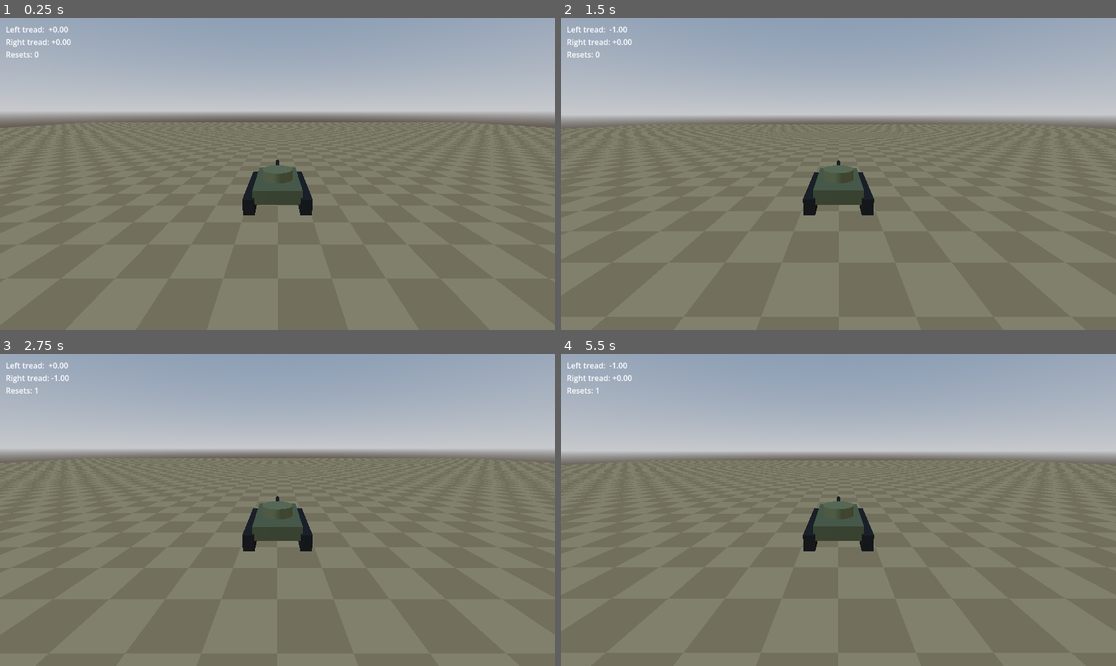
Above: before the commit, frames 1-4 (two rows, left to right).
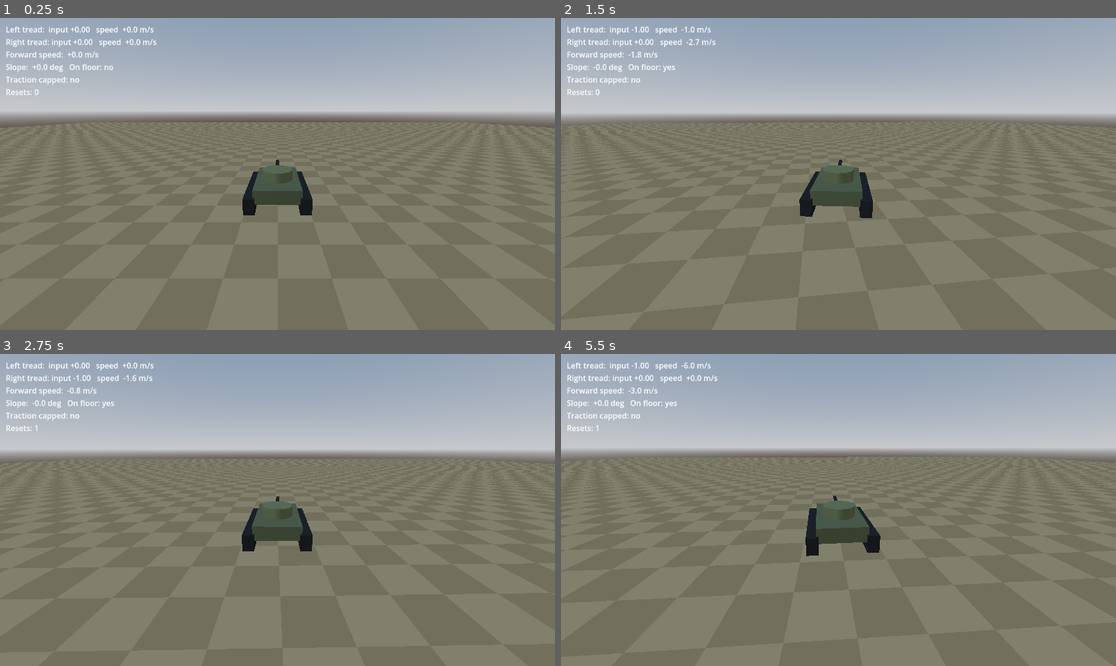
Above: after the commit, the same moments.

Repository: Kickpunch3r/tank-game
Game: Godot game, scene res://scenes/test_course.tscn
Same seed, same stepped clock (60 frames per second), same inputs: the game is played once before the commit and once after it.
Inputs:
- Up to frame 1 (0.25 s): no input
- Up to frame 2 (1.5 s): hold Down (driver_right_back) 0.53-1.28 s; tap Enter at 1.25 s; hold S (driver_left_back) from 1.28 s (still down)
- Up to frame 3 (2.75 s): tap R (driver_reset) at 2 s; release S (driver_left_back) at 2.03 s; hold Down (driver_right_back) from 2.03 s (still down)
- Up to frame 4 (5.5 s): release Down (driver_right_back) at 2.78 s; hold W (driver_left_forward) 2.78-3.53 s; hold S (driver_left_back) from 3.53 s (still down)

The runs differ from the first frame. In frame 1, 0.8% of the frame differs, in the area x 1-29%, y 2-25%; in frame 2, 1.8%; in frame 3, 0.8%; in frame 4, 3.9%, in the area x 0-100%, y 2-65%.

Commit message:
Milestone 3: tread movement model
Per-tread speed with drive, grip cap, slope gravity and rolling
resistance; turning from tread difference; hull tilts to the ground
(capsule collider so it sits flush); airborne fall; TankTuning resource.
Readout shows tread speeds, slope, floor and traction state.

Co-Authored-By: Claude Opus 5.5 <noreply@anthropic.com>

Diff:
--- a/scenes/tank.tscn
+++ b/scenes/tank.tscn
@@ -4,9 +4,12 @@
 [ext_resource type="Script" path="res://scripts/driver_station.gd" id="2_station"]
 [ext_resource type="Script" path="res://scripts/keyboard_driver_input.gd" id="3_keyboard"]
 [ext_resource type="Script" path="res://scripts/gamepad_driver_input.gd" id="4_gamepad"]
+[ext_resource type="Resource" path="res://tuning/tank_tuning.tres" id="5_tuning"]
+[ext_resource type="Script" path="res://scripts/hull_tilt.gd" id="6_hull_tilt"]
 
-[sub_resource type="BoxShape3D" id="BoxShape3D_body"]
-size = Vector3(3.6, 1.3, 5)
+[sub_resource type="CapsuleShape3D" id="CapsuleShape3D_body"]
+radius = 1.7
+height = 3.4
 
 [sub_resource type="StandardMaterial3D" id="Material_hull"]
 albedo_color = Color(0.42, 0.45, 0.3, 1)
@@ -50,7 +53,9 @@
 
 [node name="Tank" type="CharacterBody3D"]
 floor_max_angle = 1.0472
+floor_snap_length = 0.5
 script = ExtResource("1_tank")
+tuning = ExtResource("5_tuning")
 
 [node name="DriverStation" type="Node" parent="."]
 script = ExtResource("2_station")
@@ -62,12 +67,13 @@
 script = ExtResource("4_gamepad")
 
 [node name="Collision" type="CollisionShape3D" parent="."]
-transform = Transform3D(1, 0, 0, 0, 1, 0, 0, 0, 1, 0, 0.65, 0)
-shape = SubResource("BoxShape3D_body")
+transform = Transform3D(1, 0, 0, 0, 1, 0, 0, 0, 1, 0, 1.7, 0)
+shape = SubResource("CapsuleShape3D_body")
 
 [node name="Visual" type="Node3D" parent="."]
 
 [node name="Hull" type="Node3D" parent="Visual"]
+script = ExtResource("6_hull_tilt")
 
 [node name="HullBody" type="MeshInstance3D" parent="Visual/Hull"]
 transform = Transform3D(1, 0, 0, 0, 1, 0, 0, 0, 1, 0, 0.9, 0)
--- a/scenes/test_course.tscn
+++ b/scenes/test_course.tscn
@@ -35,6 +35,7 @@
 script = ExtResource("3_camera")
 target = NodePath("../Tank")
 
-[node name="DriverReadout" type="CanvasLayer" parent="." node_paths=PackedStringArray("station")]
+[node name="DriverReadout" type="CanvasLayer" parent="." node_paths=PackedStringArray("station", "tank")]
 script = ExtResource("4_readout")
 station = NodePath("../Tank/DriverStation")
+tank = NodePath("../Tank")
--- a/scripts/driver_readout.gd
+++ b/scripts/driver_readout.gd
@@ -1,10 +1,13 @@
 class_name DriverReadout
 extends CanvasLayer
-## Temporary corner readout of what the DriverStation is receiving.
+## Temporary corner readout of the driver's input and what the tank is doing.
 ## Becomes the start of the F3 debug display in milestone 6.
 
 ## The station to show.
 @export var station: DriverStation
+
+## The tank to show.
+@export var tank: Tank
 
 var _label: Label
 var _reset_count: int = 0
@@ -17,10 +20,17 @@
 
 
 func _physics_process(_delta: float) -> void:
-	if station == null:
+	if station == null or tank == null:
 		return
 	if station.reset_requested:
 		_reset_count += 1
-	# Rebuilt from the station's state every frame.
-	_label.text = "Left tread:  %+.2f\nRight tread: %+.2f\nResets: %d" % [
-		station.left_tread, station.right_tread, _reset_count]
+	# Rebuilt from the station's and tank's state every frame.
+	var lines: PackedStringArray = [
+		"Left tread:  input %+.2f   speed %+5.1f m/s" % [station.left_tread, tank.left_tread.speed],
+		"Right tread: input %+.2f   speed %+5.1f m/s" % [station.right_tread, tank.right_tread.speed],
+		"Forward speed: %+5.1f m/s" % tank.forward_speed,
+		"Slope: %+5.1f deg   On floor: %s" % [tank.slope_degrees, "yes" if tank.is_on_floor() else "no"],
+		"Traction capped: %s" % ("YES" if tank.is_traction_capped() else "no"),
+		"Resets: %d" % _reset_count,
+	]
+	_label.text = "\n".join(lines)
--- /dev/null
+++ b/scripts/hull_tilt.gd
@@ -0,0 +1,50 @@
+class_name HullTilt
+extends Node3D
+## Put this on the tank's Visual/Hull node. It smoothly tilts the hull picture
+## to match the ground, so the tank pitches and rolls on slopes. The collision
+## body stays upright; only the picture moves.
+##
+## The tank's collision shape has a rounded bottom of radius `contact_radius`.
+## On a slope it touches the ground a little to one side of centre, so the hull
+## is moved to that touching point to sit flush with the ground.
+
+## Radius of the round bottom of the tank's collision shape, in metres.
+## Must match the collision shape in tank.tscn.
+@export var contact_radius: float = 1.7
+
+var _tank: Tank
+
+
+func _ready() -> void:
+	_tank = _find_tank()
+
+
+func _process(delta: float) -> void:
+	if _tank == null:
+		return
+	var target: Transform3D = _target_transform()
+	var catch_up: float = 1.0 - exp(-_tank.tuning.tilt_smoothing * delta)
+	transform = transform.interpolate_with(target, catch_up)
+
+
+## The hull's resting transform for the current ground, relative to the tank.
+func _target_transform() -> Transform3D:
+	var up: Vector3 = (_tank.global_basis.inverse() * _tank.ground_normal).normalized()
+	# Keep the hull facing the tank's way, laid along the tilted ground.
+	var back: Vector3 = Vector3.BACK - up * Vector3.BACK.dot(up)
+	back = back.normalized()
+	var right: Vector3 = up.cross(back).normalized()
+	var tilted := Basis(right, up, back)
+	# Point where the round bottom touches the ground.
+	var sphere_centre := Vector3(0.0, contact_radius, 0.0)
+	var contact_point: Vector3 = sphere_centre - up * contact_radius
+	return Transform3D(tilted, contact_point)
+
+
+func _find_tank() -> Tank:
+	var node: Node = get_parent()
+	while node != null:
+		if node is Tank:
+			return node
+		node = node.get_parent()
+	return null
--- a/scripts/tank.gd
+++ b/scripts/tank.gd
@@ -5,20 +5,36 @@
 ## It never reads the keyboard or gamepad: all driving input comes from its
 ## DriverStation child.
 ##
-## Milestone 2: the tank falls, rests on the ground, and resets to where it
-## started. Tread driving arrives in milestone 3.
+## The body itself only ever turns left and right; it never tilts. The hull
+## picture tilts to the ground separately (see hull_tilt.gd).
 
-## How fast the tank falls when it is in the air (metres per second, per second).
-## Temporary: this moves into the TankTuning resource in milestone 3.
-@export var fall_gravity: float = 9.8
+## How hard the tank is pressed into the ground while driving, in metres per
+## second. A technical fix, not a feel setting: see _drive_on_ground().
+const GROUND_PRESS_SPEED: float = 1.0
+
+## All the driving numbers. If left empty, the defaults in tank_tuning.gd are used.
+@export var tuning: TankTuning
 
 @onready var driver_station: DriverStation = $DriverStation
+
+var left_tread := TankTread.new()
+var right_tread := TankTread.new()
+
+# Read-only results of the last physics frame, for the readout, tests and hull tilt.
+## Average of the two tread speeds, in metres per second.
+var forward_speed: float = 0.0
+## Ground angle along the tank, in degrees, positive when nose-up.
+var slope_degrees: float = 0.0
+## The ground's "up" direction under the tank (straight up when airborne).
+var ground_normal: Vector3 = Vector3.UP
 
 ## Where the tank started, so reset can put it back.
 var _spawn_transform: Transform3D
 
 
 func _ready() -> void:
+	if tuning == null:
+		tuning = TankTuning.new()
 	_spawn_transform = global_transform
 
 
@@ -26,12 +42,54 @@
 	if driver_station.reset_requested:
 		reset_to_spawn()
 		return
-	if not is_on_floor():
-		velocity.y -= fall_gravity * delta
+
+	if is_on_floor():
+		_drive_on_ground(delta)
+	else:
+		_fall(delta)
 	move_and_slide()
+
+
+func _drive_on_ground(delta: float) -> void:
+	ground_normal = get_floor_normal()
+
+	# The tank's forward direction, laid flat along the ground.
+	var forward: Vector3 = -global_basis.z
+	var ground_forward: Vector3 = (forward - ground_normal * forward.dot(ground_normal)).normalized()
+	var slope: float = asin(clampf(ground_forward.y, -1.0, 1.0))
+	slope_degrees = rad_to_deg(slope)
+
+	left_tread.update(driver_station.left_tread, slope, tuning, delta)
+	right_tread.update(driver_station.right_tread, slope, tuning, delta)
+
+	forward_speed = (left_tread.speed + right_tread.speed) / 2.0
+	# Right tread faster than left = turn left (positive yaw), and the reverse.
+	var yaw_rate: float = (right_tread.speed - left_tread.speed) / tuning.track_width
+	yaw_rate *= 1.0 - tuning.turn_resistance
+	rotate_y(yaw_rate * delta)
+
+	# Pressing lightly into the ground keeps Godot counting the tank as "on the
+	# floor" on slopes; without it, contact flickers on and off every frame.
+	velocity = ground_forward * forward_speed - ground_normal * GROUND_PRESS_SPEED
+
+
+## In the air: keep moving the way we were going, fall, and don't drive.
+func _fall(delta: float) -> void:
+	ground_normal = Vector3.UP
+	velocity.y -= tuning.g * delta
+
+
+## Is either tread trying to push harder than its grip allows this frame?
+func is_traction_capped() -> bool:
+	return left_tread.traction_capped or right_tread.traction_capped
 
 
 ## Put the tank back where it started, standing still.
 func reset_to_spawn() -> void:
 	global_transform = _spawn_transform
 	velocity = Vector3.ZERO
+	left_tread.stop()
+	right_tread.stop()
+	forward_speed = 0.0
+	slope_degrees = 0.0
+	ground_normal = Vector3.UP
--- /dev/null
+++ b/scripts/tank_tread.gd
@@ -0,0 +1,41 @@
+class_name TankTread
+extends RefCounted
+## One tread's speed, and the rules that change it each physics frame.
+## This is where momentum and slopes come from.
+
+## Current speed along the tank's forward direction, in metres per second.
+## Negative = moving backwards.
+var speed: float = 0.0
+
+## True if, this frame, the tread wanted to push harder than its grip allowed.
+var traction_capped: bool = false
+
+
+## Move the tread's speed one frame toward what the driver asks for.
+## input: driver's push, -1 to 1. slope: ground angle along the tank, in
+## radians, positive when nose-up.
+func update(input: float, slope: float, tuning: TankTuning, delta: float) -> void:
+	var target_speed: float = input * tuning.max_tread_speed
+	# Gravity pulls the tread back down the slope.
+	var gravity_accel: float = -tuning.g * sin(slope)
+
+	# The push needed to reach the target speed this frame, including holding
+	# against gravity. Letting go (target 0) therefore acts as a brake.
+	var wanted_accel: float = (target_speed - speed) / delta - gravity_accel
+	var drive_accel: float = clampf(wanted_accel, -tuning.max_drive_accel, tuning.max_drive_accel)
+
+	# Grip cap: on steeper ground the treads press down less, so they grip less.
+	var grip_limit: float = tuning.traction_coeff * tuning.g * cos(slope)
+	traction_capped = absf(drive_accel) > grip_limit
+	if traction_capped:
+		drive_accel = signf(drive_accel) * grip_limit
+
+	speed += (drive_accel + gravity_accel) * delta
+
+	# Rolling resistance: a small pull toward zero that never overshoots it.
+	speed = move_toward(speed, 0.0, tuning.rolling_resistance * delta)
+
+
+func stop() -> void:
+	speed = 0.0
+	traction_capped = false
--- /dev/null
+++ b/scripts/tank_tuning.gd
@@ -0,0 +1,44 @@
+class_name TankTuning
+extends Resource
+## Every number that changes how the tank drives, in one place.
+## Edit them by clicking tuning/tank_tuning.tres and changing values in the Inspector.
+##
+## How slopes come out of these numbers: the tank can only hold a slope if its
+## grip (traction_coeff) is at least tan(slope angle). With traction_coeff 0.55
+## that limit is about 29 degrees. Steeper than that, it can only climb by
+## arriving fast and coasting up before gravity stops it.
+
+@export_group("Speed")
+## Top speed of each tread, in metres per second (10 m/s is 36 km/h).
+@export var max_tread_speed: float = 10.0
+
+## The hardest each tread's engine can push, in metres per second, per second.
+## Higher = quicker to speed up and better at climbing, until grip runs out.
+@export var max_drive_accel: float = 5.0
+
+## Speed each tread loses to friction, in metres per second, per second.
+## Small. It only matters when nothing else is slowing the tank.
+@export var rolling_resistance: float = 0.1
+
+@export_group("Grip and gravity")
+## How well the treads grip the ground. 0 = ice, 1 = very grippy.
+## The tank's push is capped at traction_coeff x g x cos(slope), so grip also
+## sets the steepest slope the tank can sit on without sliding back.
+@export var traction_coeff: float = 0.55
+
+## Gravity, in metres per second, per second. Earth is 9.8.
+@export var g: float = 9.8
+
+@export_group("Turning")
+## Distance between the two treads, in metres. Wider = turns more slowly
+## for the same difference in tread speed.
+@export var track_width: float = 3.0
+
+## How much turning is held back, from 0 (turns freely) to 1 (cannot turn).
+## Raise it to make spinning in place feel heavier.
+@export_range(0.0, 1.0) var turn_resistance: float = 0.75
+
+@export_group("Looks")
+## How quickly the hull tilts to match the ground. Higher = snappier,
+## lower = smoother and floatier. Only affects the picture, not the driving.
+@export var tilt_smoothing: float = 8.0
--- /dev/null
+++ b/tuning/tank_tuning.tres
@@ -0,0 +1,14 @@
+[gd_resource type="Resource" script_class="TankTuning" format=3]
+
+[ext_resource type="Script" path="res://scripts/tank_tuning.gd" id="1_tuning"]
+
+[resource]
+script = ExtResource("1_tuning")
+max_tread_speed = 10.0
+max_drive_accel = 5.0
+rolling_resistance = 0.1
+traction_coeff = 0.55
+g = 9.8
+track_width = 3.0
+turn_resistance = 0.75
+tilt_smoothing = 8.0
Not shown, added: scripts/hull_tilt.gd.uid
Not shown, added: scripts/tank_tread.gd.uid
Not shown, added: scripts/tank_tuning.gd.uid
Not shown, changed: NOTES.md
